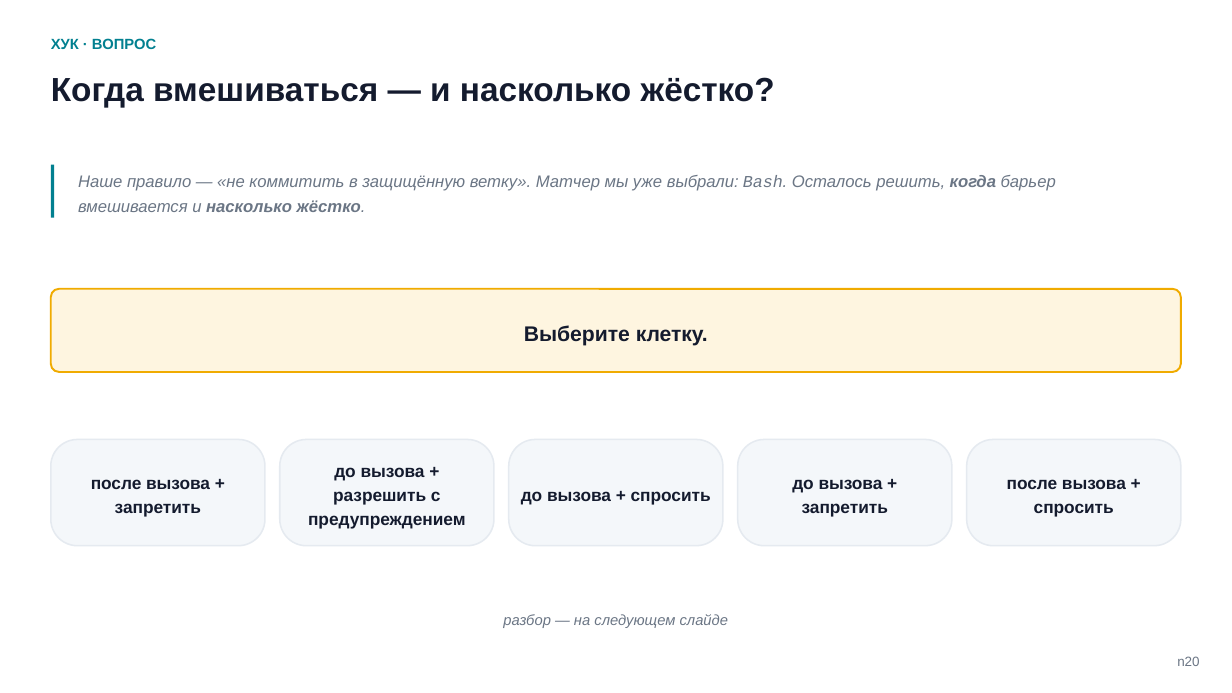
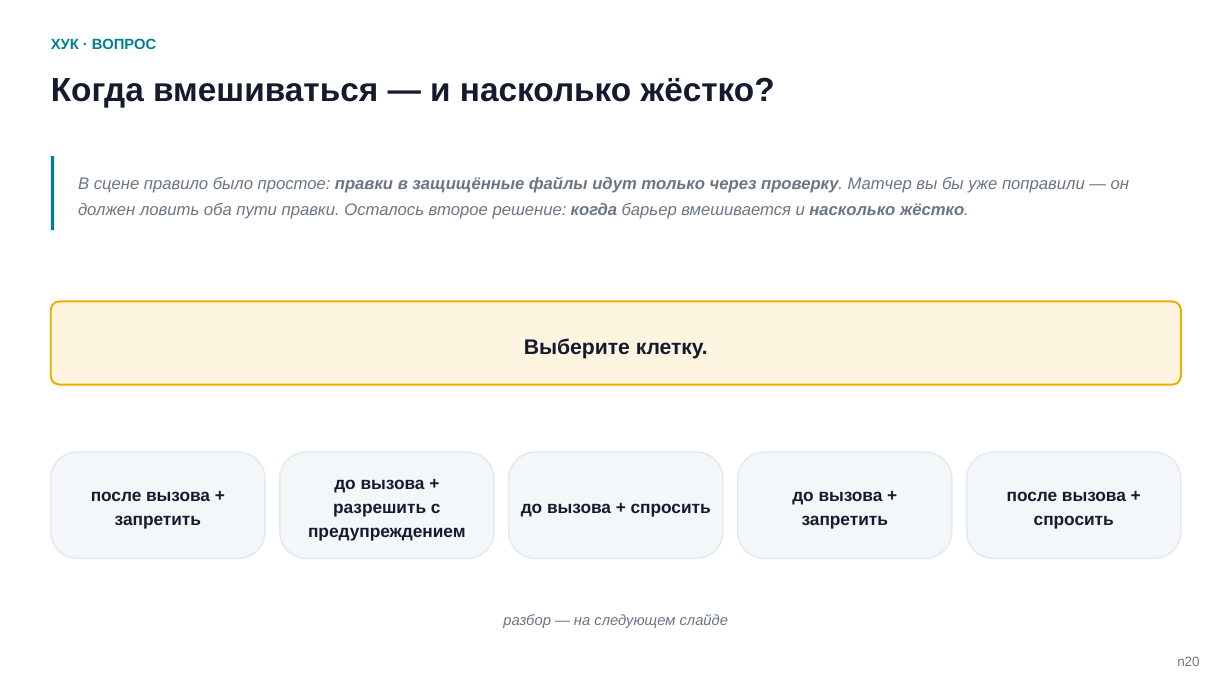
Before and after one commit to tellina-study/AI-usage-lessons, a slide deck: slide 20 of library/seminars/sem-05/rendered/sem-05-n.pptx. Drawn at 1232x693 pixels with LibreOffice and Linux fonts; fonts in the diff are those of the drawing. Boxes give left, top, right and bottom in pixels: in the first picture for what was removed or moved away, otherwise in the second. Text is boxed around its words. In the diff, an @@ line names an element or a change of style, - is before the commit and + after.

```diff
--- a/library/seminars/sem-05/rendered/sem-05-n.pptx
+++ b/library/seminars/sem-05/rendered/sem-05-n.pptx
@@ rectangle: place and size @@
-rectangle at (51, 165, 55, 217)
+rectangle at (51, 156, 55, 230)
@@ text at (78, 176, 1129, 219): text changed @@
-Наше правило — «не коммитить в защищённую ветку». Матчер мы уже выбрали: Bash. Осталось решить, когда барьер вмешивается и насколько жёстко.
+В сцене правило было простое: правки в защищённые файлы идут только через проверку. Матчер вы бы уже поправили — он должен ловить оба пути правки. Осталось второе решение: когда барьер вмешивается и насколько жёстко.
@@ 6 texts, 6 rounded rectangles: place and size @@
-6 texts, 6 rounded rectangles at (51, 289, 1181, 546)
+6 texts, 6 rounded rectangles at (51, 301, 1181, 558)
```
Also in this commit, not shown: 13 other slides changed, 4 slides added, 4 slides removed, 28 other files.
